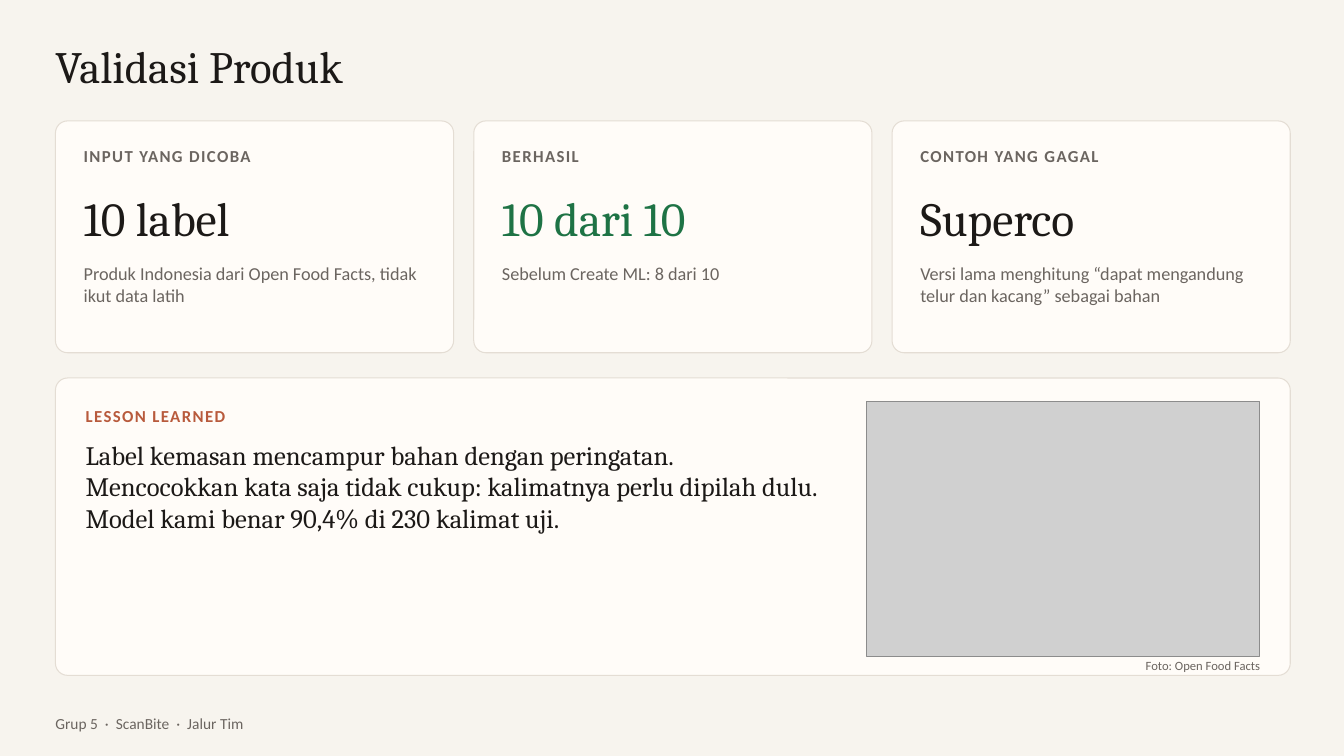
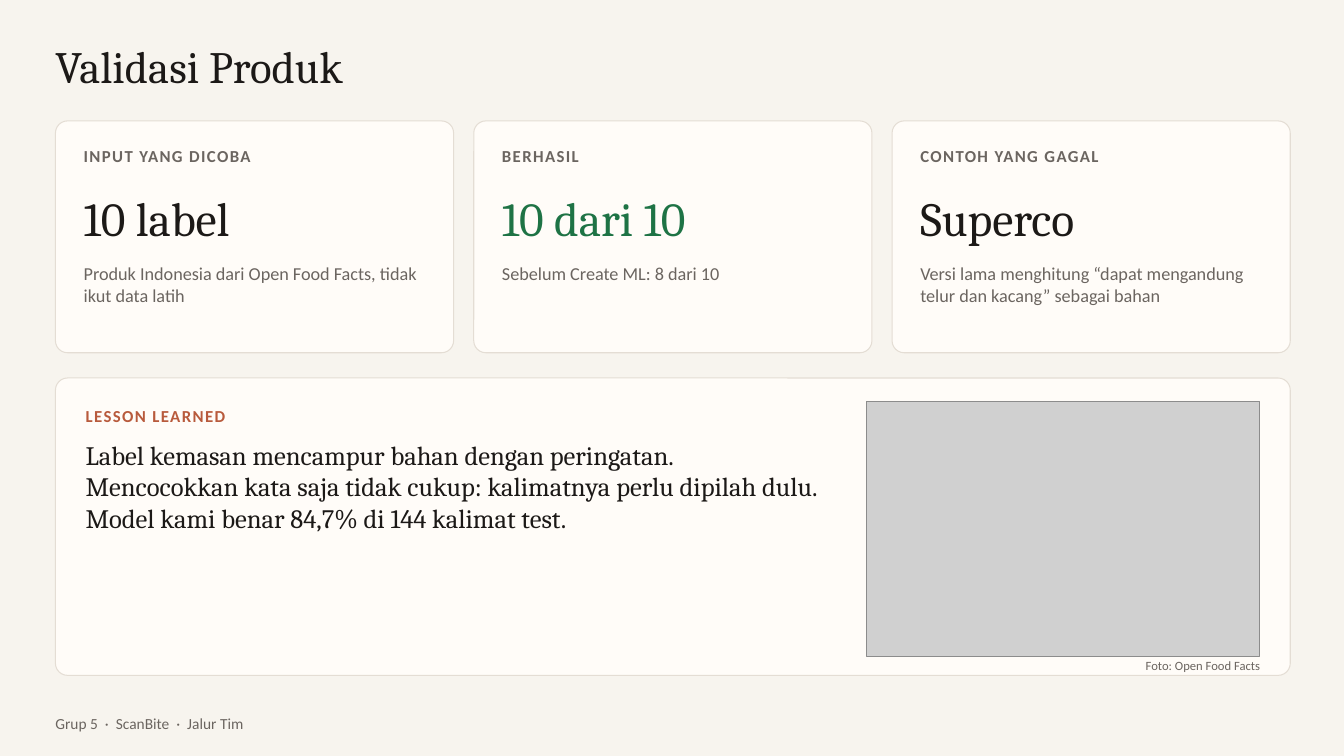
Before and after one commit to dendyramdhan/PantangMakan, a slide deck: slide 11 of presentasi/ScanBite.pptx. Drawn at 1344x756 pixels with LibreOffice and Linux fonts; fonts in the diff are those of the drawing; grey boxes stand for pictures. Boxes give left, top, right and bottom in pixels: in the first picture for what was removed or moved away, otherwise in the second. Text is boxed around its words. In the diff, an @@ line names an element or a change of style, - is before the commit and + after.

Commit message:
Dataset dibersihkan (257 potongan OCR rusak dibuang), dibagi train/validation/test per produk; model dilatih ulang, test 84,7%, validasi 10/10

```diff
--- a/presentasi/ScanBite.pptx
+++ b/presentasi/ScanBite.pptx
@@ text at box(86, 446, 817, 532): text changed @@
-Label kemasan mencampur bahan dengan peringatan. Mencocokkan kata saja tidak cukup: kalimatnya perlu dipilah dulu. Model kami benar 90,4% di 230 kalimat uji.
+Label kemasan mencampur bahan dengan peringatan. Mencocokkan kata saja tidak cukup: kalimatnya perlu dipilah dulu. Model kami benar 84,7% di 144 kalimat test.
```
Also in this commit, not shown: 2 other slides changed, 18 other files.
